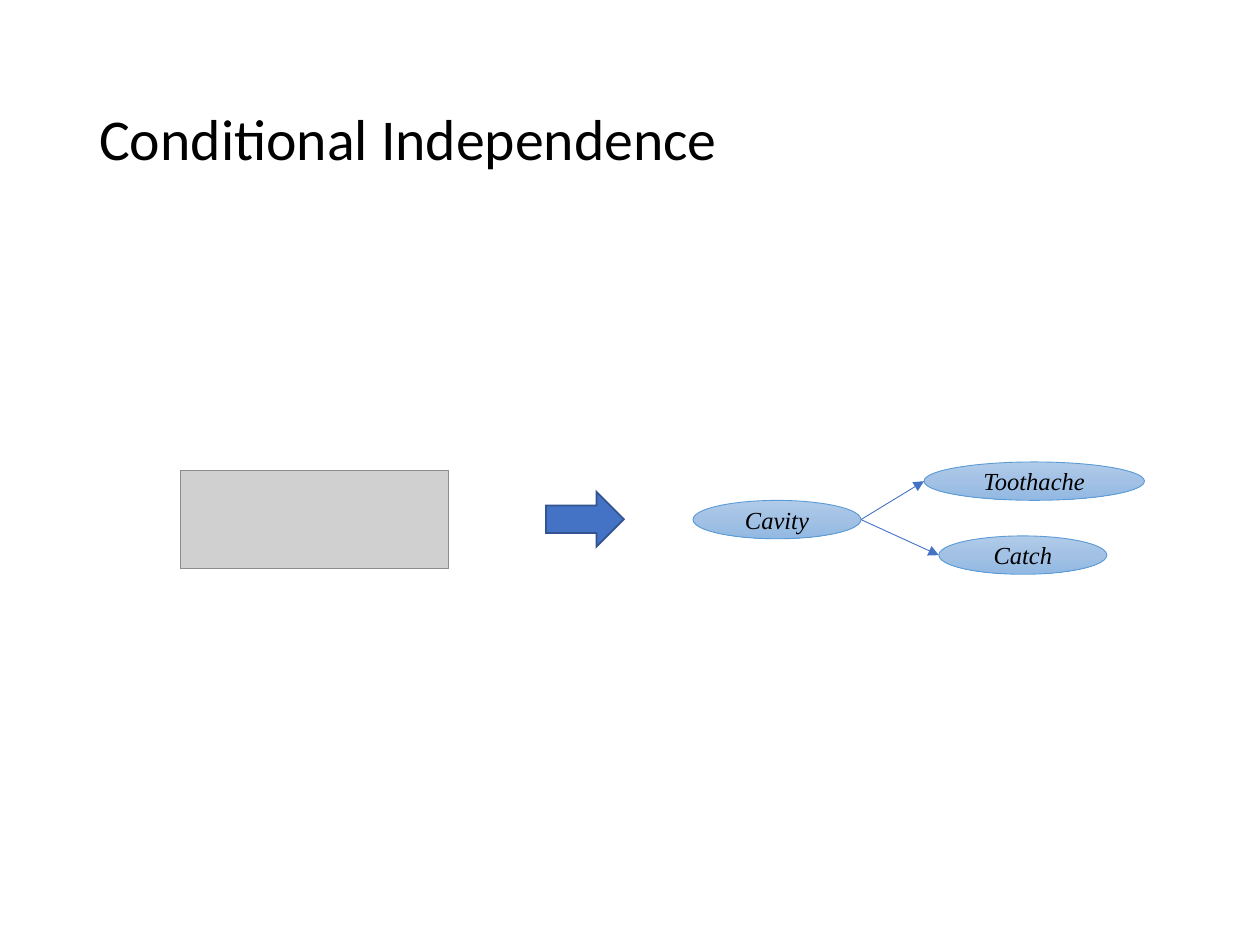
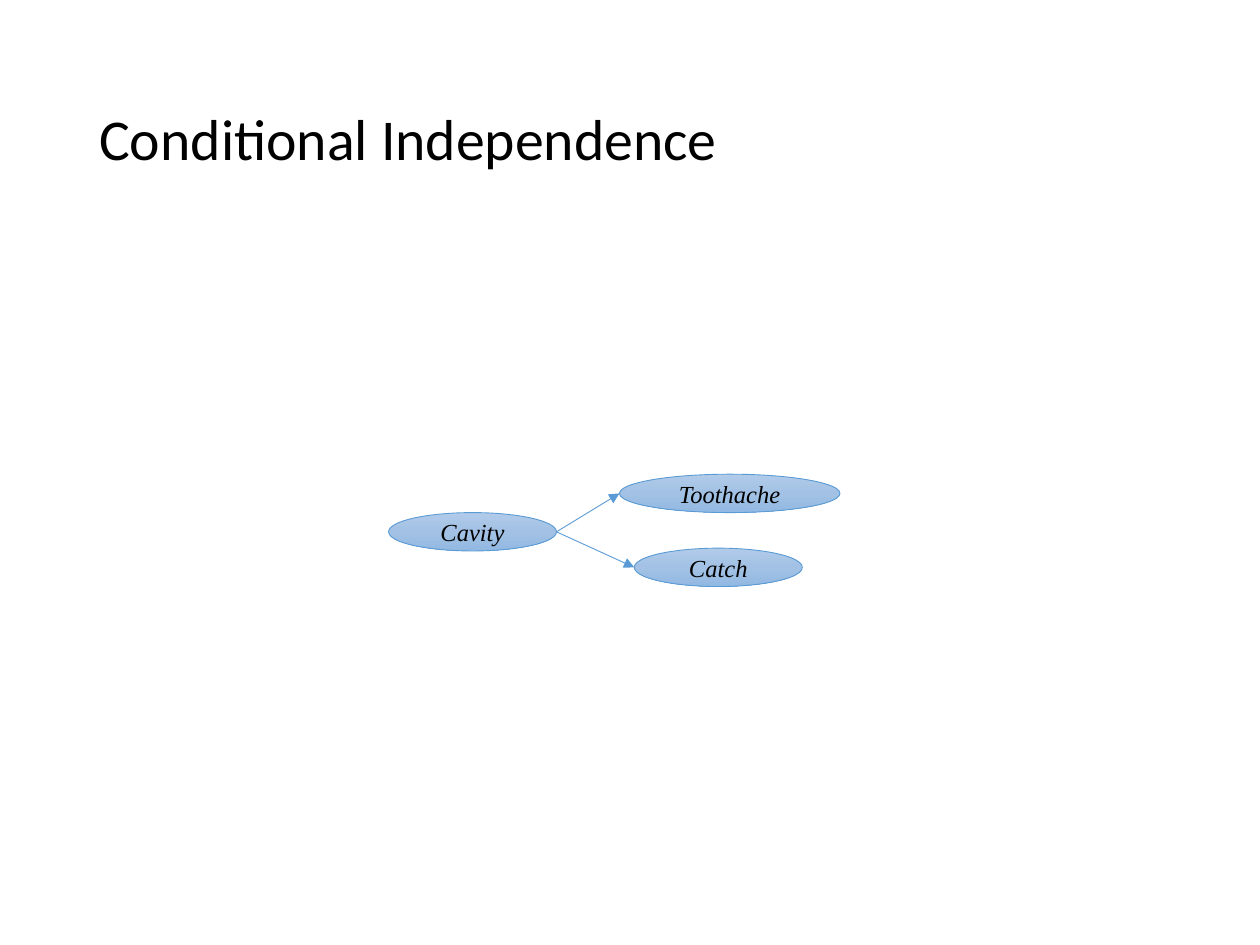
Before and after one commit to mhahsler/CS7320-AI, a slide deck: slide 13 of slides/12_uncertainty.pptx (slide 27 before the commit). Drawn at 1260x945 pixels with LibreOffice and Linux fonts; fonts in the diff are those of the drawing; grey boxes stand for pictures. Boxes give left, top, right and bottom in pixels: in the first picture for what was removed or moved away, otherwise in the second. Text is boxed around its words. In the diff, an @@ line names an element or a change of style, - is before the commit and + after.

```diff
--- a/slides/12_uncertainty.pptx
+++ b/slides/12_uncertainty.pptx
@@ picture removed at (180,470,449,568) @@
@@ ellipse "Toothache": place and size @@
-ellipse "Toothache" at (924,462,1144,500)
+ellipse "Toothache" at (620,474,840,512)
@@ right arrow removed at (546,491,624,546) @@
@@ arrow (557, 532) - (620, 494): stroke #4472C4 0.5 pt to #5B9BD5 0.5 pt @@
@@ 2 arrows, 1 ellipse: place and size @@
-2 arrows, 1 ellipse at (693,481,939,556)
+2 arrows, 1 ellipse at (388,494,634,567)
@@ arrow (557, 532) - (634, 567): stroke #4472C4 0.5 pt to #5B9BD5 0.5 pt @@
@@ ellipse "Catch": place and size @@
-ellipse "Catch" at (939,536,1106,573)
+ellipse "Catch" at (634,548,801,586)
```
Also in this commit, not shown: 26 other slides changed, 1 slide added, 3 slides removed, 8 other files.
